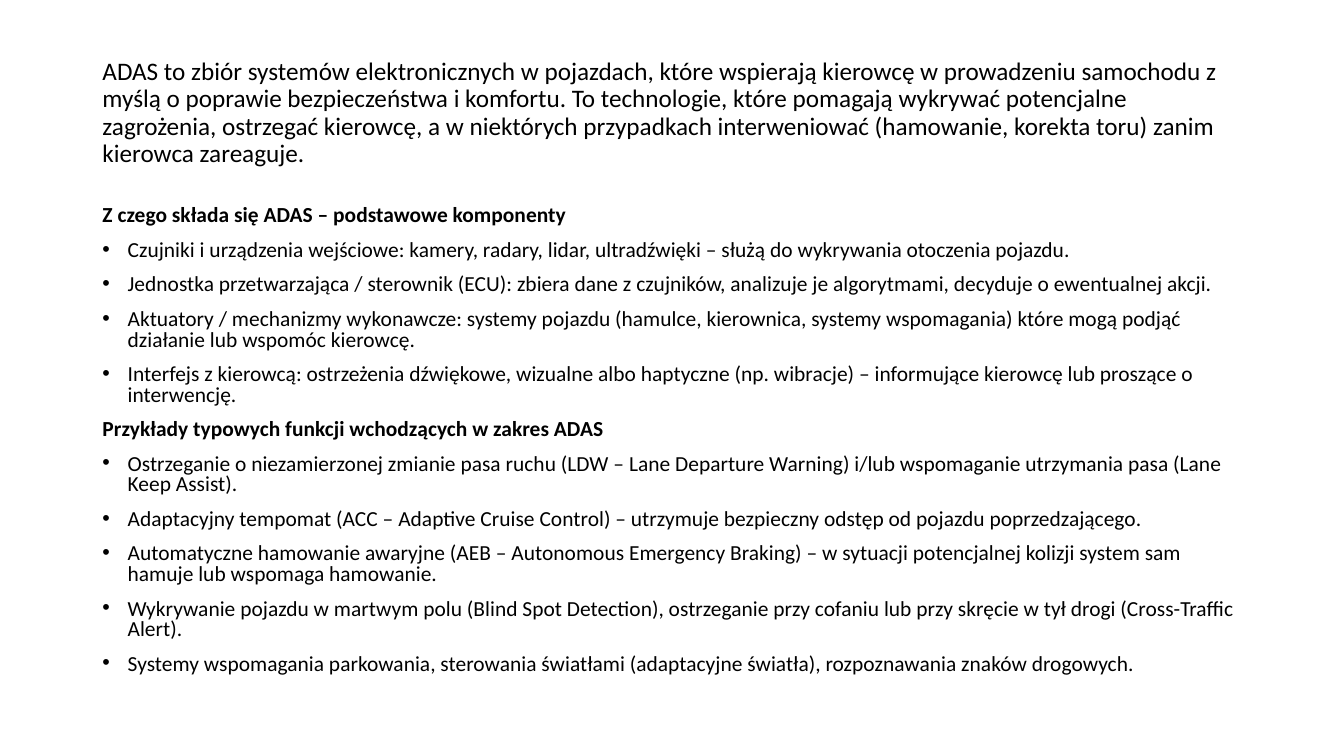
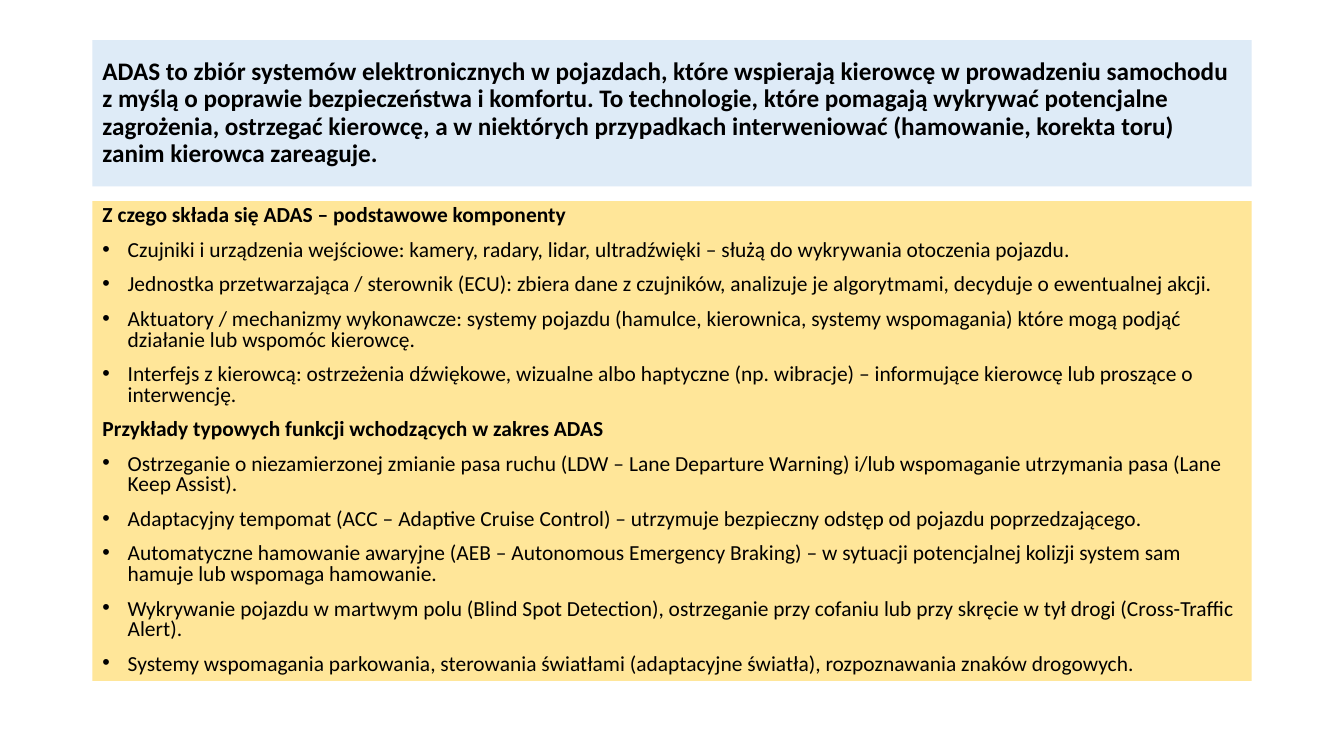
Before and after one commit to engineerwka-creator/Documents, a slide deck: slide 11 of R&D_Automotive/AUTOMOTIVE.pptx (slide 8 before the commit). Drawn at 1344x756 pixels with LibreOffice and Linux fonts; fonts in the diff are those of the drawing. Boxes give left, top, right and bottom in pixels: in the first picture for what was removed or moved away, otherwise in the second. Text is boxed around its words. In the diff, an @@ line names an element or a change of style, - is before the commit and + after.

```diff
--- a/R&D_Automotive/AUTOMOTIVE.pptx
+++ b/R&D_Automotive/AUTOMOTIVE.pptx
@@ title "ADAS to zbiór systemów elektronicznych ..." resized from (x1=102, y1=62, x2=1216, y2=167) to (x1=93, y1=40, x2=1252, y2=187) @@
@@ title "ADAS to zbiór systemów elektronicznych ..." at (x1=93, y1=40, x2=1252, y2=187): bold on; fill none to #DEEBF7 @@
@@ text "Z czego składa się ADAS ..." resized from (x1=102, y1=207, x2=1233, y2=675) to (x1=93, y1=202, x2=1252, y2=682) @@
@@ text "Z czego składa się ADAS ..." at (x1=93, y1=202, x2=1252, y2=682): fill none to #FFE699 @@
```
Also in this commit, not shown: 11 other slides changed, 6 slides added, 2 slides removed, 1 other file.
